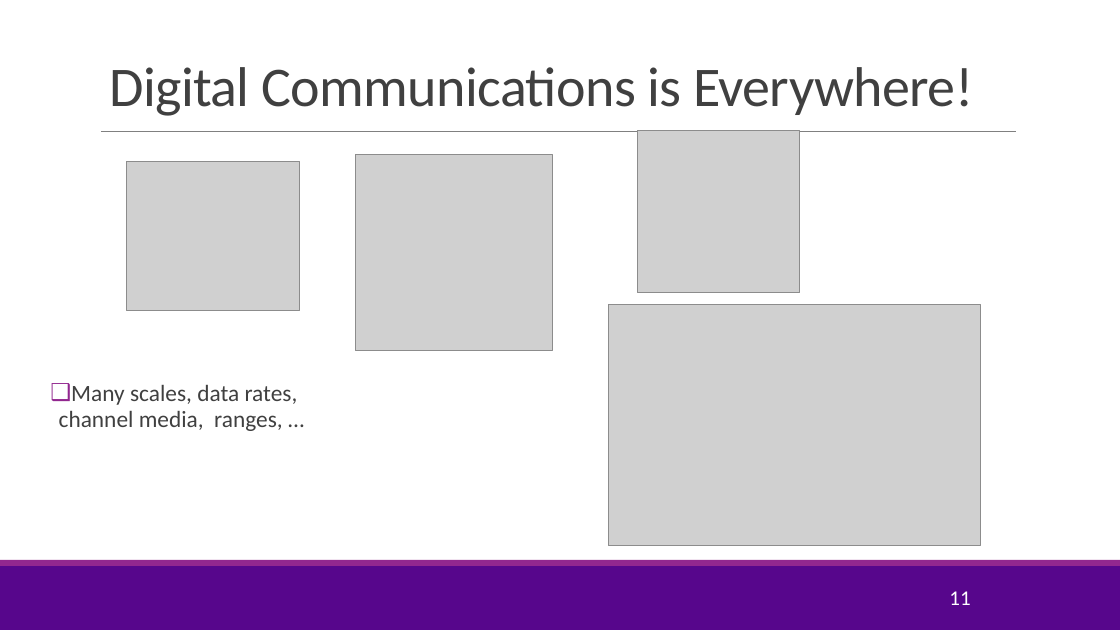
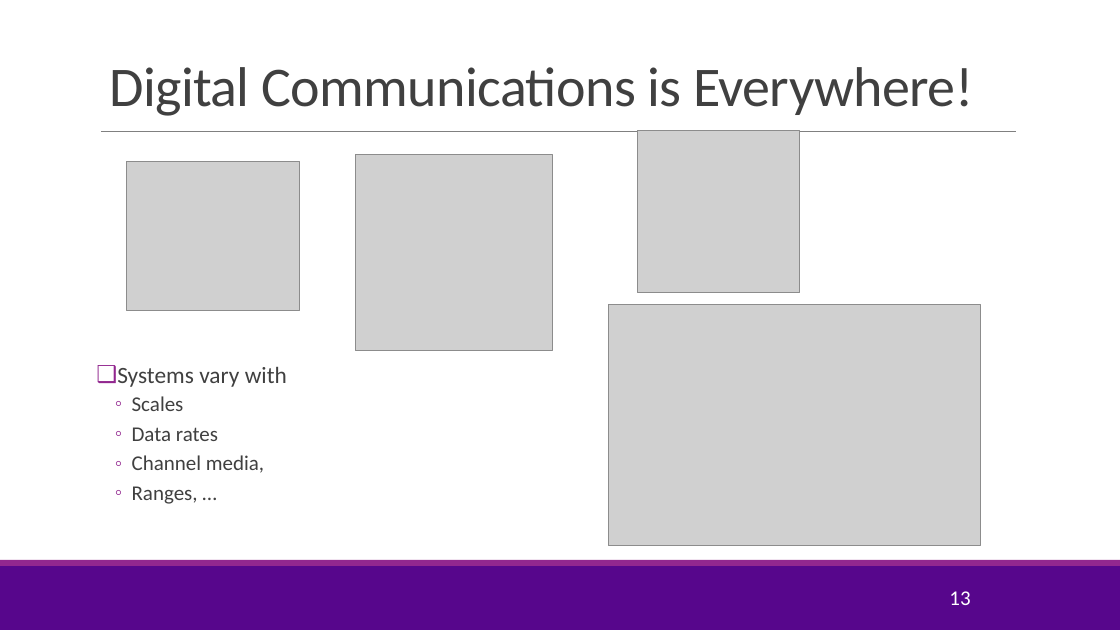
Before and after one commit to sdrangan/digitalcomm, a slide deck: slide 13 of Lectures/CourseAdmin.pptx (slide 11 before the commit). Drawn at 1120x630 pixels with LibreOffice and Linux fonts; fonts in the diff are those of the drawing; grey boxes stand for pictures; background and template pictures are left out. Boxes give left, top, right and bottom in pixels: in the first picture for what was removed or moved away, otherwise in the second. Text is boxed around its words. In the diff, an @@ line names an element or a change of style, - is before the commit and + after.

```diff
--- a/Lectures/CourseAdmin.pptx
+++ b/Lectures/CourseAdmin.pptx
@@ text at bbox=[117, 367, 287, 504]: text changed; size 20 to 18 pt @@
-❑ Many scales, data rates, channel media, ranges, …
+❑ Systems vary with
+  ◦ Scales
+  ◦ Data rates
+  ◦ Channel media,
+  ◦ Ranges, …
@@ page number at bbox=[949, 591, 970, 605]: text changed @@
-11
+13
```
Also in this commit, not shown: 8 other slides changed, 3 slides added, 1 slide removed, 4 other files.
